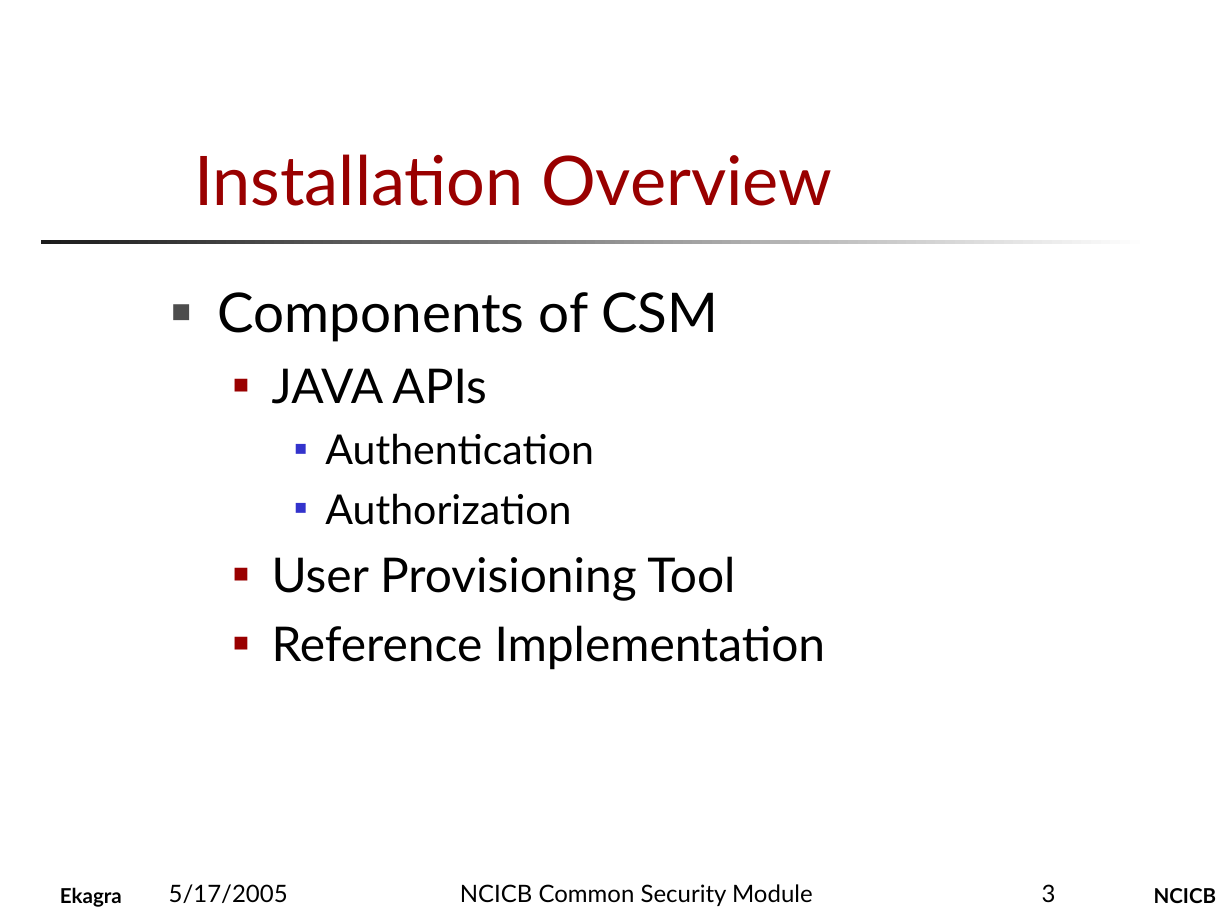
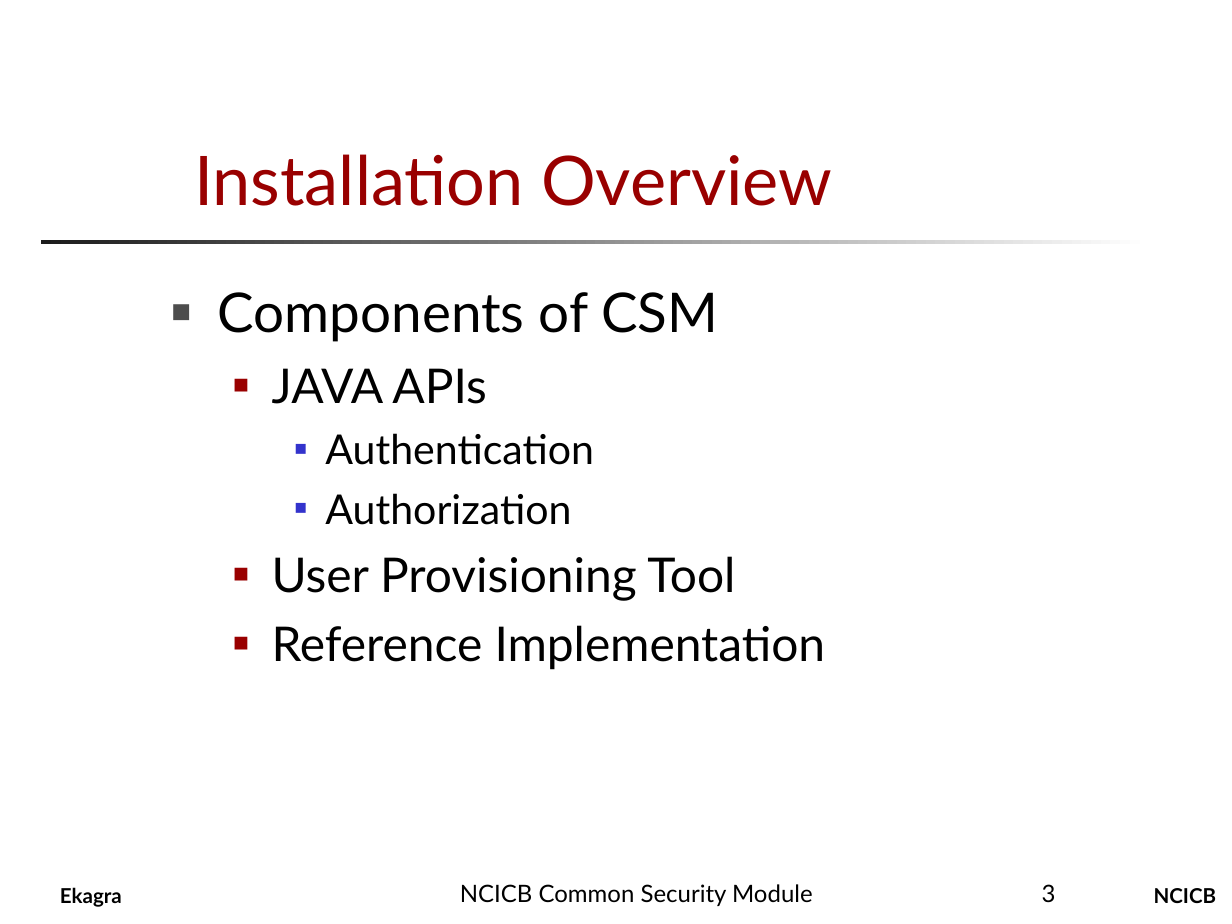
Before and after one commit to CBIIT/common-security-module-docs, a slide deck: slide 3 of Presentations/CSM_Installation_Presentation.ppt. Drawn at 1232x924 pixels with LibreOffice and Linux fonts; fonts in the diff are those of the drawing; background and template pictures are left out. Boxes give left, top, right and bottom in pixels: in the first picture for what was removed or moved away, otherwise in the second. Text is boxed around its words. In the diff, an @@ line names an element or a change of style, - is before the commit and + after.

```diff
--- a/Presentations/CSM_Installation_Presentation.ppt
+++ b/Presentations/CSM_Installation_Presentation.ppt
@@ text removed at [169,884,288,903] @@
-5/17/2005
```
Also in this commit, not shown: 8 other slides changed, 3 slides added.
